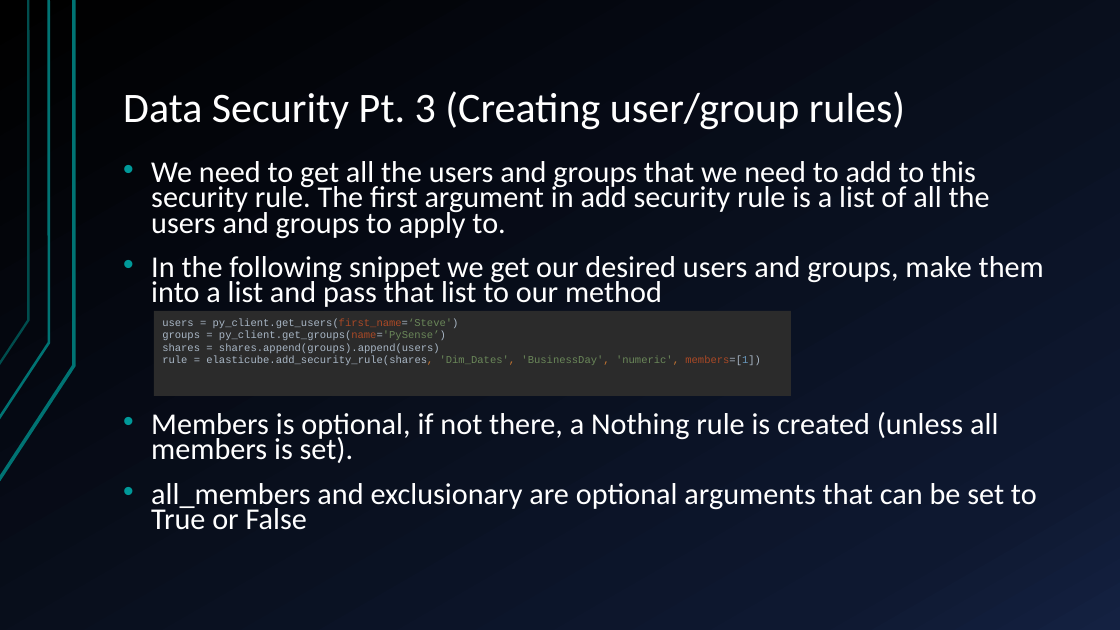
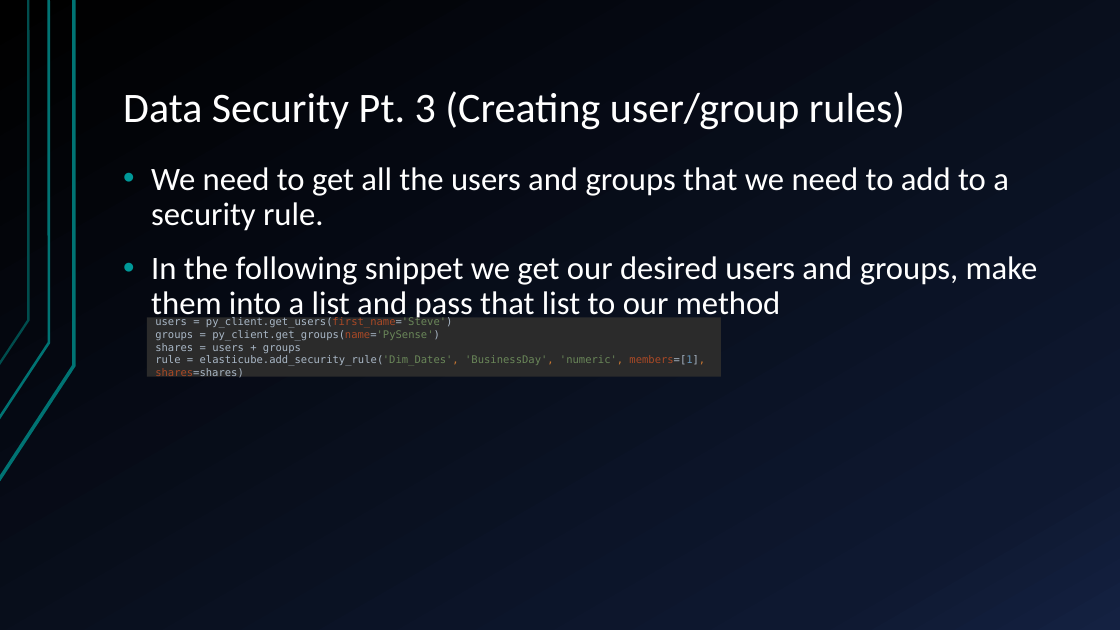
Before and after one commit to nathangiusti/PySense, a slide deck: slide 22 of PySenseTutorial.pptx. Drawn at 1120x630 pixels with LibreOffice and Linux fonts; fonts in the diff are those of the drawing. Boxes give left, top, right and bottom in pixels: in the first picture for what was removed or moved away, otherwise in the second. Text is boxed around its words. In the diff, an @@ line names an element or a change of style, - is before the commit and + after.

```diff
--- a/PySenseTutorial.pptx
+++ b/PySenseTutorial.pptx
@@ text at <box>151,167,1009,231</box>: text changed; size 25.9 to 28 pt @@
-• We need to get all the users and groups that we need to add to this security rule. The first argument in add security rule is a list of all the users and groups to apply to.
+• We need to get all the users and groups that we need to add to a security rule.
@@ text at <box>151,256,1038,323</box>: size 25.9 to 28 pt in "In the following snippet we get our ..."; line spacing 0.7 to 0.9 @@
@@ rectangle "users = py_client.get_users(first_name='Steve') groups = ...": place and size @@
-rectangle "users = py_client.get_users(first_name='Steve') groups = ..." at <box>154,311,791,396</box>
+rectangle "users = py_client.get_users(first_name='Steve') groups = ..." at <box>147,318,721,377</box>
@@ text in rectangle at <box>155,317,705,377</box>: text changed; font Courier New to DejaVu Sans Mono @@
-users = py_client.get_users(first_name=‘Steve')
-groups = py_client.get_groups(name='PySense’)
-shares = shares.append(groups).append(users)
-rule = elasticube.add_security_rule(shares, 'Dim_Dates', 'BusinessDay', 'numeric', members=[1])
+users = py_client.get_users(first_name='Steve')
+groups = py_client.get_groups(name='PySense')
+shares = users + groups
+rule = elasticube.add_security_rule('Dim_Dates', 'BusinessDay', 'numeric', members=[1], shares=shares)
@@ text at <box>151,412,1037,530</box>: paragraphs removed @@
-• Members is optional, if not there, a Nothing rule is created (unless all members is set).
-• all_members and exclusionary are optional arguments that can be set to True or False
```
Also in this commit, not shown: 7 other slides changed, 1 slide added, 1 slide removed, 2 other files.
